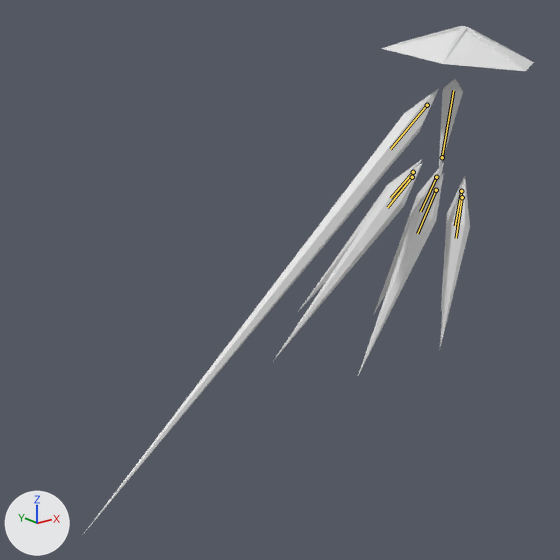
Two versions of the glTF model glb_imports/Clarity.glb, one commit apart.
Before and after are seen from a 50 mm camera at (-54.0, -44.7, 14.6) aimed at (-16.9, 1.7, -3.9). The axes (+X, +Y, +Z) are drawn at lower left. The lights are the same throughout. The older version comes first. Both versions are drawn at frame 22 of the action 'LeftSliceFromWait'; the numbers are the values there. The bones that change, and the others that lie on the model, are drawn over the model as lines.

Names of what the first picture shows: 'Arm', 'BackLeft', 'BackRight', 'Center', 'FrontRight', 'Hat', 'MiddleLeft', 'MiddleRight' and 1 more.
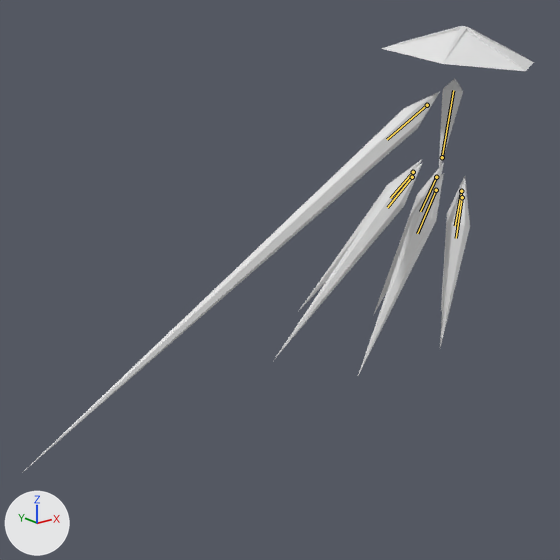
Pixel boxes (x1, y1, x2, y2) of what changed, in the pictures (560 x 560 px):
'Arm', posed (18% wider, 14% shorter): before (84, 88, 439, 533); after (22, 92, 440, 473)
bone 'Arm', root to tip: before (427, 105) to (390, 149); after (427, 105) to (387, 139)

The change in detail:
Bone 'Arm' (bone_arm) turns from (1, 1, 5) to (0, 0, -4) degrees about its own x, y and z.
